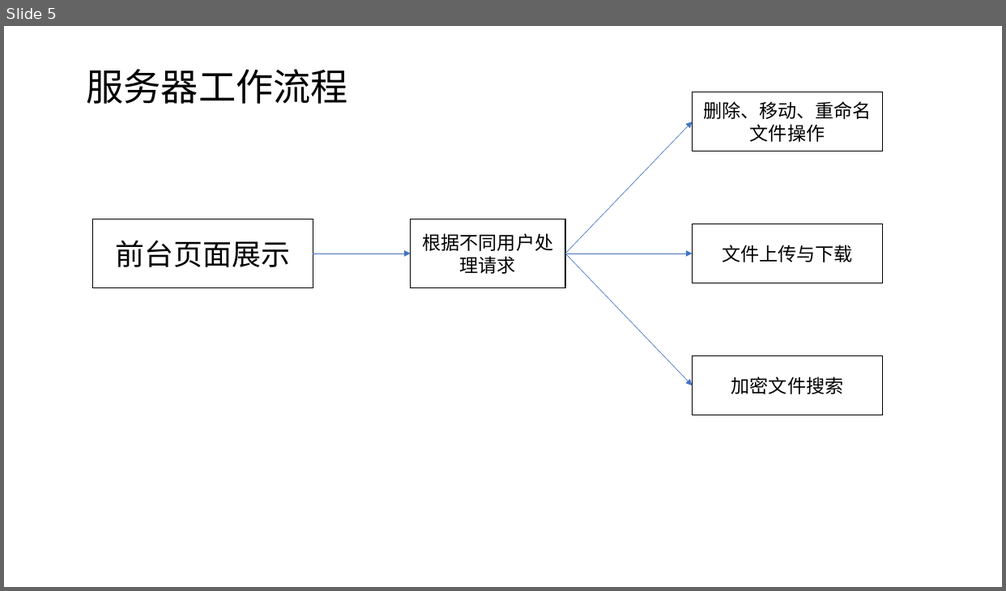
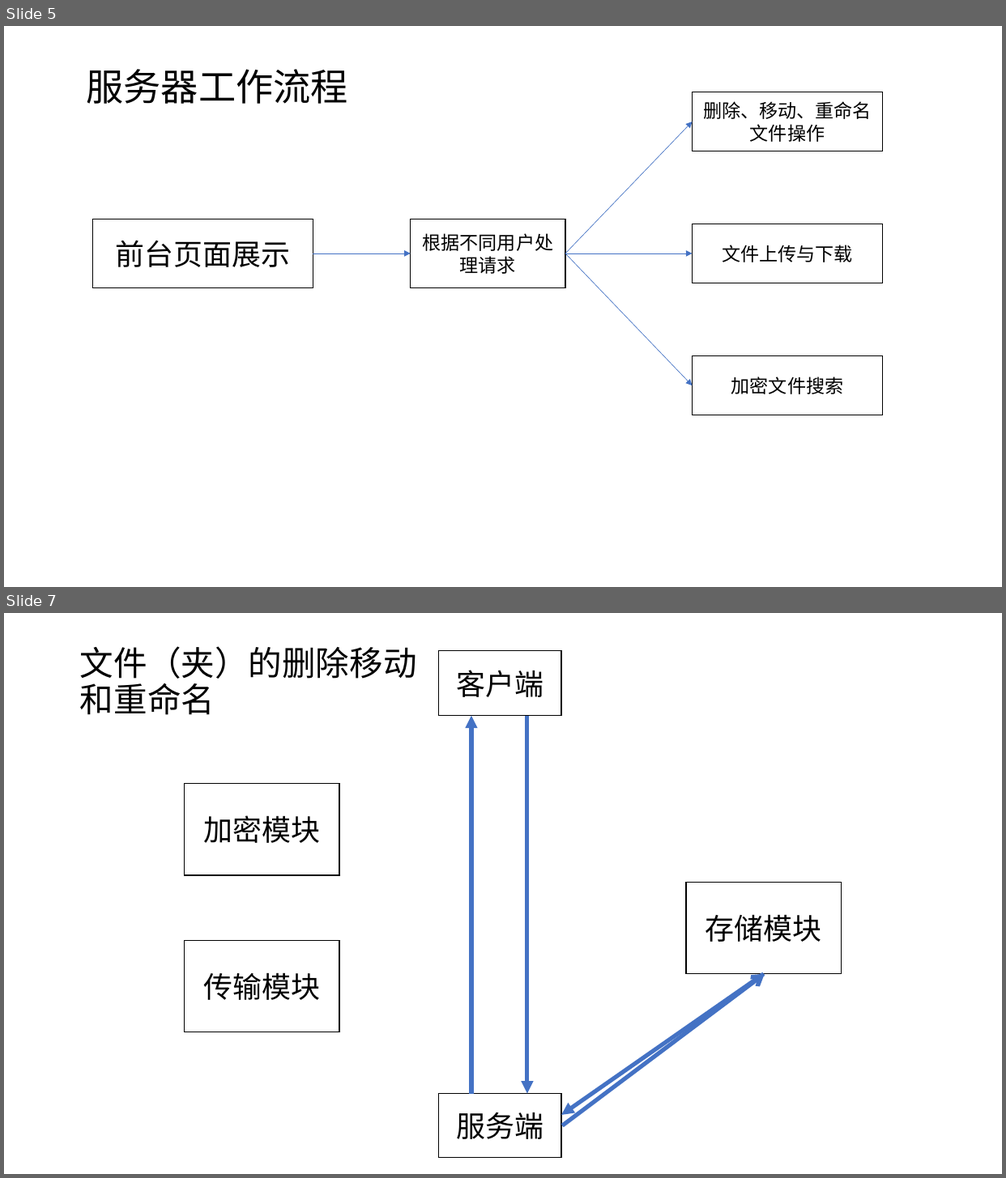
Before and after one commit to royalvald/MediumTest, a slide deck: 基于加密搜索的可靠在线文件管理系统.pptx. Shown one above the other, each under a label of ours: slide 5 before the commit, slides 5 and 7 after it; the slides between them are not shown. The pictures are 1006x591 and 1006x1178 pixels, drawn with LibreOffice and Linux fonts; fonts in the diff are those of the drawing. Boxes give left, top, right and bottom in pixels: in the first picture for what was removed or moved away, otherwise in the second. Text is boxed around its words. In the diff, an @@ line names an element or a change of style, - is before the commit and + after.

```diff
--- a/基于加密搜索的可靠在线文件管理系统.pptx
+++ b/基于加密搜索的可靠在线文件管理系统.pptx
@@ slide 7 added at [4,613,1002,1174], background #FFFFFF @@
@@ title added at [80,646,417,715], 32.4 pt, text #000000 @@
+文件（夹）的删除移动和重命名
@@ rectangle added at [438,651,561,717], fill #FFFFFF, outline #000000 1 pt, 28 pt, text #000000 @@
+客户端
@@ arrow added from (471, 1093) to (471, 716), #4472C4 4 pt @@
@@ arrow added from (527, 716) to (527, 1093), #4472C4 4 pt @@
@@ rectangle added at [185,784,339,875], fill #FFFFFF, outline #000000 1 pt, 28 pt, text #000000 @@
+加密模块
@@ rectangle added at [686,883,841,973], fill #FFFFFF, outline #000000 1 pt, 28 pt, text #000000 @@
+存储模块
@@ rectangle added at [185,941,339,1033], fill #FFFFFF, outline #000000 1 pt, 28 pt, text #000000 @@
+传输模块
@@ arrow added from (562, 1126) to (765, 974), #4472C4 4 pt @@
@@ arrow added from (764, 974) to (562, 1115), #4472C4 4 pt @@
@@ rectangle added at [438,1093,561,1158], fill #FFFFFF, outline #000000 1 pt, 28 pt, text #000000 @@
+服务端
```
Also in this commit, not shown: 1 slide changed, 3 other slides added.
